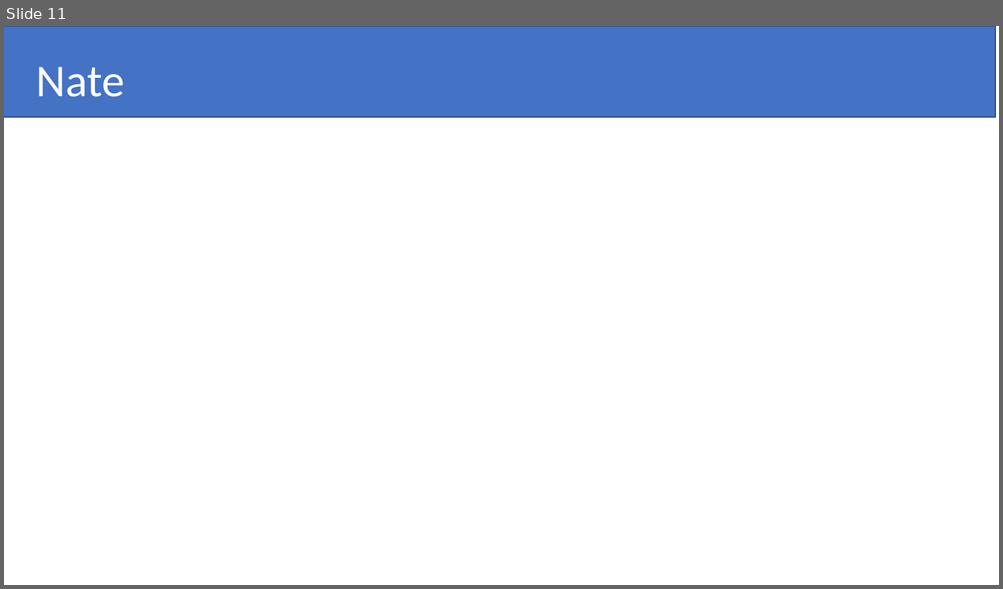
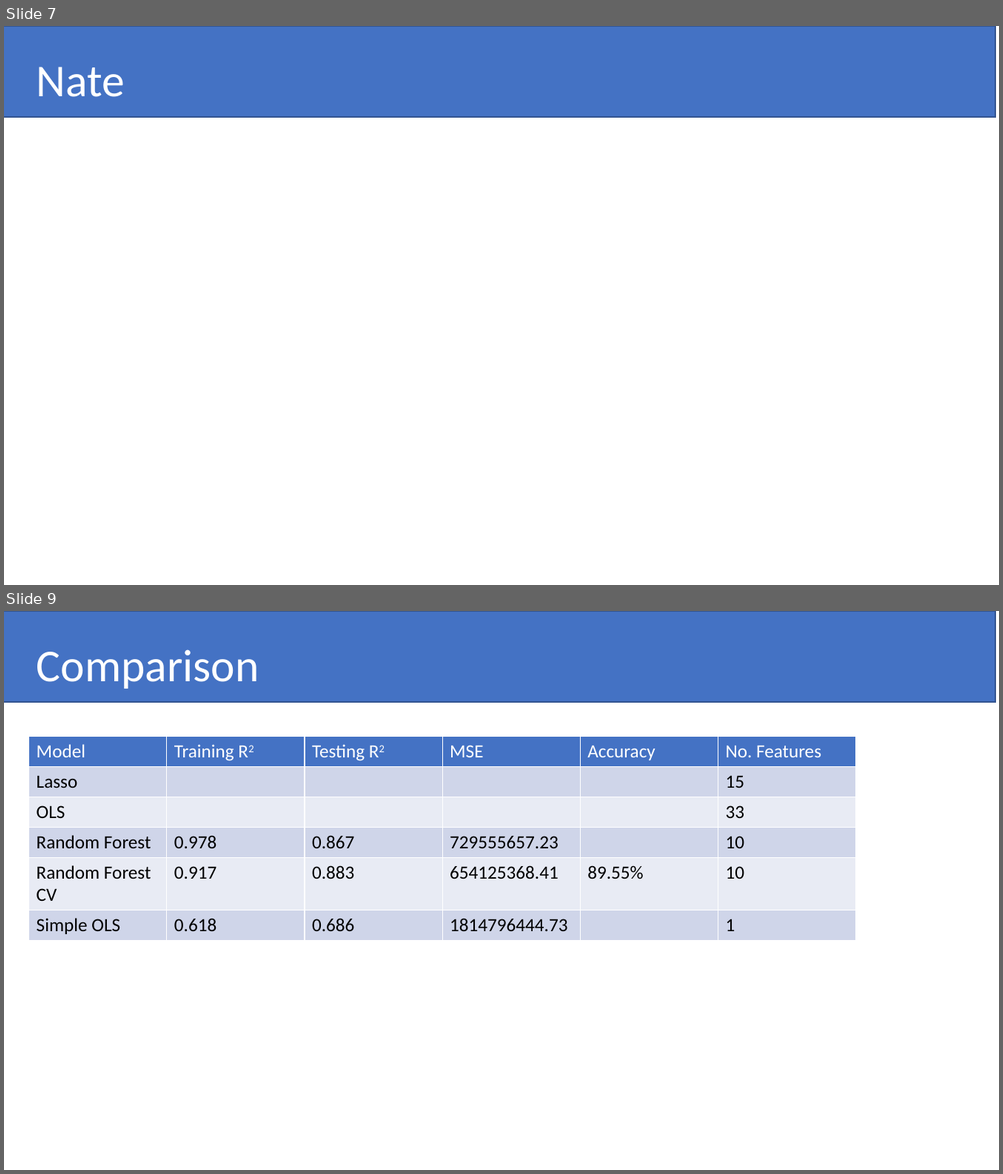
Before and after one commit to pshappycle/Home_Value_Predictor, a slide deck: Presentation/Advanced Regression Techniques To Predict Housing Prices.pptx. Shown one above the other, each under a label of ours: slide 11 before the commit, slides 7 and 9 after it; the slides between them are not shown. The pictures are 1003x589 and 1003x1174 pixels, drawn with LibreOffice and Linux fonts; fonts in the diff are those of the drawing. Boxes give left, top, right and bottom in pixels: in the first picture for what was removed or moved away, otherwise in the second. Text is boxed around its words. In the diff, an @@ line names an element or a change of style, - is before the commit and + after.

```diff
--- a/Presentation/Advanced Regression Techniques To Predict Housing Prices.pptx
+++ b/Presentation/Advanced Regression Techniques To Predict Housing Prices.pptx
@@ slide 9 added at bbox=[4, 611, 999, 1170], background #FFFFFF @@
@@ rectangle added at bbox=[4, 611, 995, 702], fill #4472C4, outline #325491 1 pt @@
@@ title added at bbox=[37, 649, 259, 689], 44 pt, text #FFFFFF @@
+Comparison
@@ table added at bbox=[28, 736, 856, 940], 6 rows, 6 columns @@
+Model | Training R2 | Testing R2 | MSE | Accuracy | No. Features
+Lasso |  |  |  |  | 15
+OLS |  |  |  |  | 33
+Random Forest | 0.978 | 0.867 | 729555657.23 |  | 10
+Random Forest CV | 0.917 | 0.883 | 654125368.41 | 89.55% | 10
+Simple OLS | 0.618 | 0.686 | 1814796444.73 |  | 1
@@ what was slide 11 is now slide 7 @@
```
Also in this commit, not shown: 5 slides changed, 3 other slides added, 4 slides removed, 6 other files.
